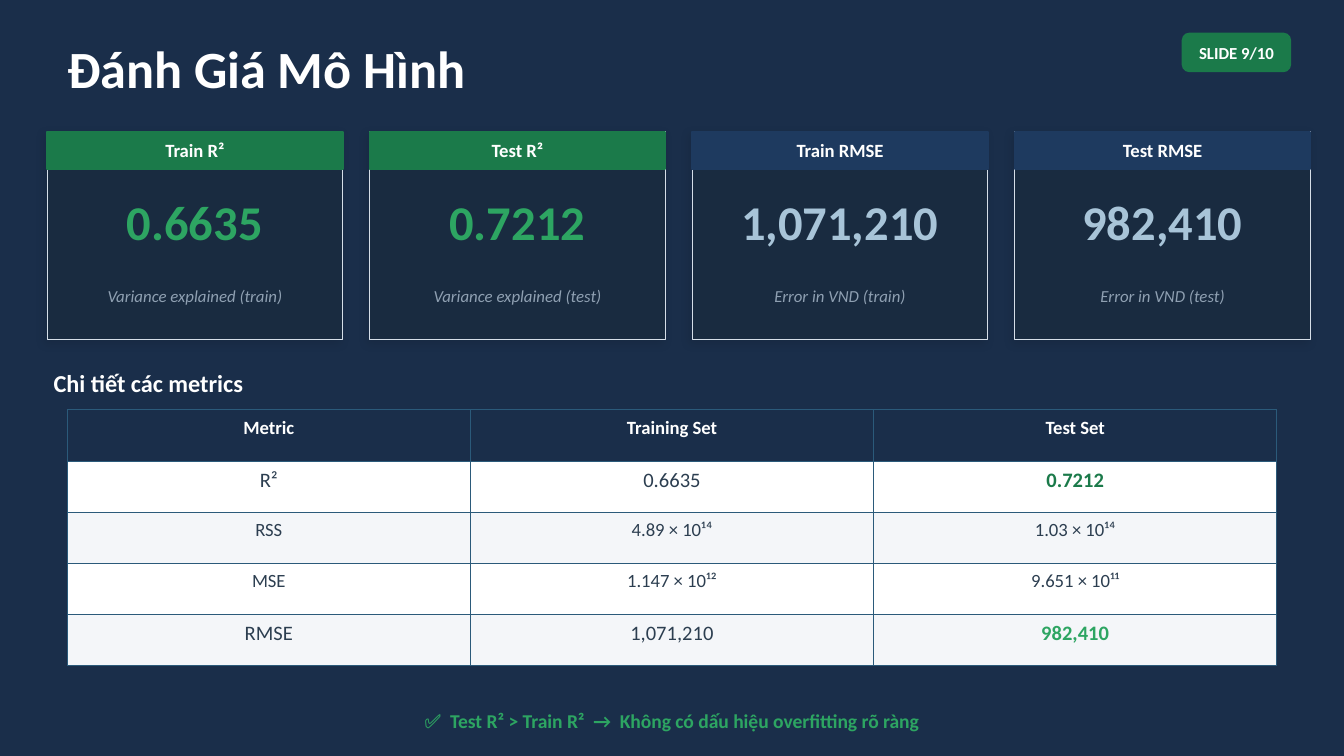
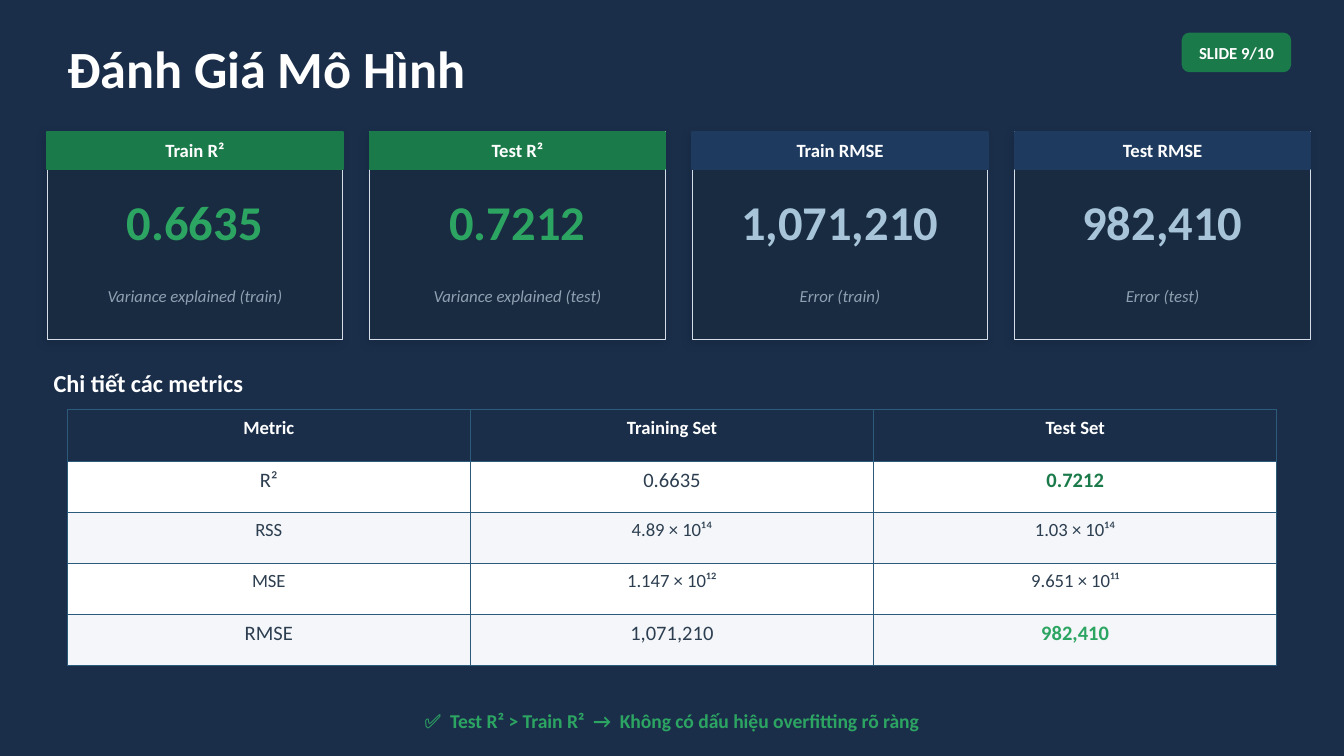
Before and after one commit to minhhiunee/housing_price_prediction, a slide deck: slide 9 of reports/slides/HousingPricePrediction.pptx. Drawn at 1344x756 pixels with LibreOffice and Linux fonts; fonts in the diff are those of the drawing. Boxes give left, top, right and bottom in pixels: in the first picture for what was removed or moved away, otherwise in the second. Text is boxed around its words. In the diff, an @@ line names an element or a change of style, - is before the commit and + after.

```diff
--- a/reports/slides/HousingPricePrediction.pptx
+++ b/reports/slides/HousingPricePrediction.pptx
@@ text at (800, 290, 880, 304): text changed @@
-Error in VND (train)
+Error (train)
@@ text at (1126, 290, 1200, 304): text changed @@
-Error in VND (test)
+Error (test)
```
Also in this commit, not shown: 7 other slides changed, 1 other file.
